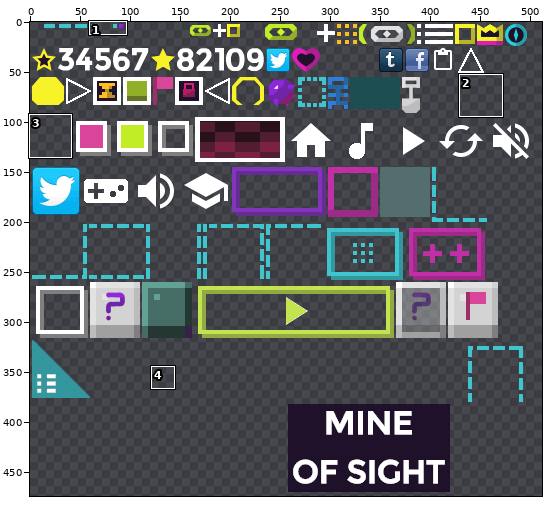
A sprite sheet gets an edit: mineofsighttest/assets/blocks.png. Above, an overview of the earlier version with the close-up marked.
Close-up. Before:
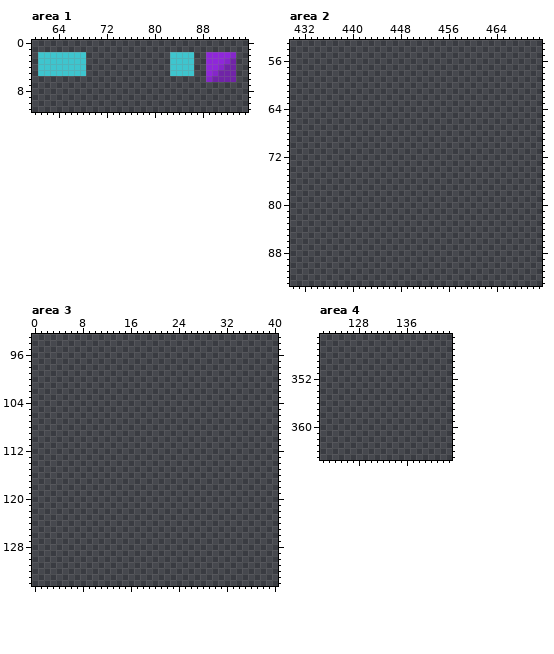
The file is 512x512 pixels. Pixels under 10% opacity are left out. Colours within 5 levels of each other are drawn and written as one. Shown: area 1: x 60..95, y 0..11; area 2: x 430..471, y 53..93; area 3: x 0..40, y 93..134; area 4: x 122..143, y 345..365. The old version is drawn lined up with the new one. The wide view leaves out empty margins. The commit also changed other parts of the picture, which this record leaves out.
And afterwards:
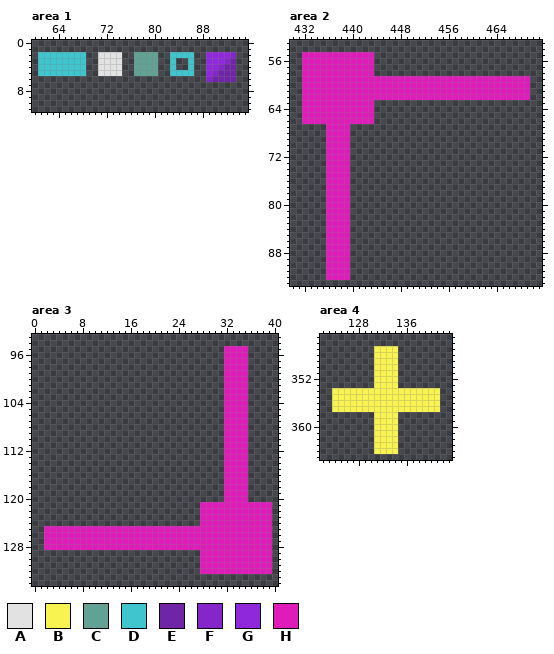
Palette (. is transparent): A #e2e2e2  B #f8f350  C #62a294  D #3ec5ce  E #7024a7  F #8526ca  G #8f27da  H #df1bba
Diff:
drawings rearranged on the sheet (the old picture shows each at its new place; 69 dropped ones are not shown)
Changed rows in their new state; - is an unchanged pixel.
Area 1:
first column x 71:
 2 AAAA--CCCC-----
 3 AAAA--CCCC---..
 4 AAAA--CCCC---..
 5 AAAA--CCCC-----
Area 2:
first column x 432:
55 HHHHHHHHHHHH--------------------------
56 HHHHHHHHHHHH--------------------------
57 HHHHHHHHHHHH--------------------------
58 HHHHHHHHHHHH--------------------------
59 HHHHHHHHHHHHHHHHHHHHHHHHHHHHHHHHHHHHHH
60 HHHHHHHHHHHHHHHHHHHHHHHHHHHHHHHHHHHHHH
61 HHHHHHHHHHHHHHHHHHHHHHHHHHHHHHHHHHHHHH
62 HHHHHHHHHHHHHHHHHHHHHHHHHHHHHHHHHHHHHH
63 HHHHHHHHHHHH--------------------------
64 HHHHHHHHHHHH--------------------------
65 HHHHHHHHHHHH--------------------------
66 HHHHHHHHHHHH--------------------------
67 ----HHHH------------------------------
68 ----HHHH------------------------------
69 ----HHHH------------------------------
70 ----HHHH------------------------------
71 ----HHHH------------------------------
72 ----HHHH------------------------------
73 ----HHHH------------------------------
74 ----HHHH------------------------------
75 ----HHHH------------------------------
76 ----HHHH------------------------------
77 ----HHHH------------------------------
78 ----HHHH------------------------------
79 ----HHHH------------------------------
80 ----HHHH------------------------------
81 ----HHHH------------------------------
82 ----HHHH------------------------------
83 ----HHHH------------------------------
84 ----HHHH------------------------------
85 ----HHHH------------------------------
86 ----HHHH------------------------------
87 ----HHHH------------------------------
88 ----HHHH------------------------------
89 ----HHHH------------------------------
90 ----HHHH------------------------------
91 ----HHHH------------------------------
92 ----HHHH------------------------------
Area 3:
first column x 2:
 95 ------------------------------HHHH----
 96 ------------------------------HHHH----
 97 ------------------------------HHHH----
 98 ------------------------------HHHH----
 99 ------------------------------HHHH----
100 ------------------------------HHHH----
101 ------------------------------HHHH----
102 ------------------------------HHHH----
103 ------------------------------HHHH----
104 ------------------------------HHHH----
105 ------------------------------HHHH----
106 ------------------------------HHHH----
107 ------------------------------HHHH----
108 ------------------------------HHHH----
109 ------------------------------HHHH----
110 ------------------------------HHHH----
111 ------------------------------HHHH----
112 ------------------------------HHHH----
113 ------------------------------HHHH----
114 ------------------------------HHHH----
115 ------------------------------HHHH----
116 ------------------------------HHHH----
117 ------------------------------HHHH----
118 ------------------------------HHHH----
119 ------------------------------HHHH----
120 ------------------------------HHHH----
121 --------------------------HHHHHHHHHHHH
122 --------------------------HHHHHHHHHHHH
123 --------------------------HHHHHHHHHHHH
124 --------------------------HHHHHHHHHHHH
125 HHHHHHHHHHHHHHHHHHHHHHHHHHHHHHHHHHHHHH
126 HHHHHHHHHHHHHHHHHHHHHHHHHHHHHHHHHHHHHH
127 HHHHHHHHHHHHHHHHHHHHHHHHHHHHHHHHHHHHHH
128 HHHHHHHHHHHHHHHHHHHHHHHHHHHHHHHHHHHHHH
129 --------------------------HHHHHHHHHHHH
130 --------------------------HHHHHHHHHHHH
131 --------------------------HHHHHHHHHHHH
132 --------------------------HHHHHHHHHHHH
Area 4:
first column x 124:
347 -------BBBB-------
348 -------BBBB-------
349 -------BBBB-------
350 -------BBBB-------
351 -------BBBB-------
352 -------BBBB-------
353 -------BBBB-------
354 BBBBBBBBBBBBBBBBBB
355 BBBBBBBBBBBBBBBBBB
356 BBBBBBBBBBBBBBBBBB
357 BBBBBBBBBBBBBBBBBB
358 -------BBBB-------
359 -------BBBB-------
360 -------BBBB-------
361 -------BBBB-------
362 -------BBBB-------
363 -------BBBB-------
364 -------BBBB-------
